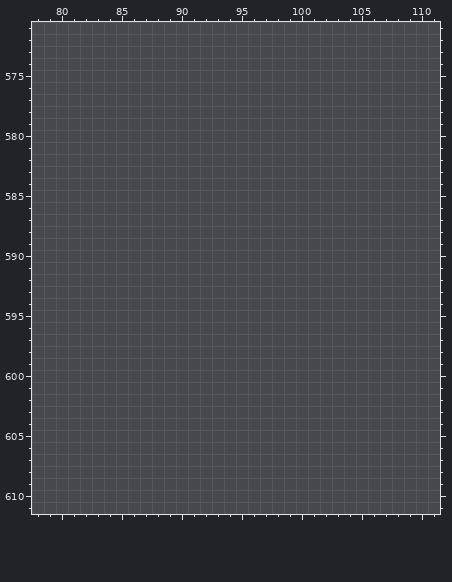
Two states of a pixel-art file, gfx/misc.aseprite. Above: the version before the commit.
1024x1024 pixels, 1 frame. Colours within 5 levels of each other are drawn and written as one. Shown: x 78..111, y 571..611.
Palette (. is transparent): 
And afterwards:
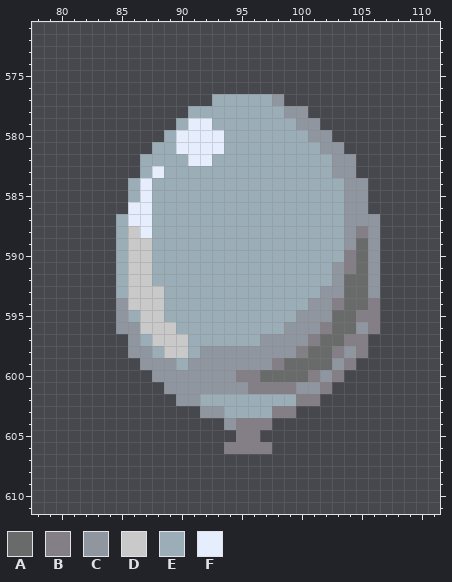
Colours new in this view: A #696a6a  B #847e87  C #9096a0  D #c9c9c9  E #9badb7  F #e6eefe
What changed:
There is now colour A in rows 589 to 591 at x 105; in rows 592 to 594 at x 104 to 105; in rows 595 to 596 at x 103 to 104; in row 597 at x 102 to 103; in row 598 at x 101 to 102; in row 599 at x 99 to 102.
There is now colour A in row 600 at x 97 to 100.
There is now colour B in row 588 at x 105; in rows 590 to 591 at x 104; in row 594 at x 103 and 106; in row 595 at x 105 to 106; in row 596 at x 102 and 106; in row 597 at x 101 and 104 to 105.
There is now colour B in row 598 at x 100, 103 and 105; in row 599 at x 98 and 104; in row 600 at x 95 to 96, 101 and 103; in row 601 at x 96 to 99 and 102; in row 602 at x 100 to 101; in row 603 at x 98 to 99.
There is now colour B in row 604 at x 95 to 97; in row 605 at x 95 to 96; in row 606 at x 94 to 97.
There is now colour C in row 577 at x 98; in row 578 at x 99 to 100; in row 579 at x 100 to 101; in row 580 at x 101 to 102; in row 581 at x 102 to 103; in rows 582 to 583 at x 103 to 104.
There is now colour C in rows 584 to 586 at x 104 to 105; in row 587 at x 104 to 106; in rows 588 to 589 at x 104 and 106; in row 590 at x 106; in rows 591 to 592 at x 103 and 106; in row 593 at x 102 to 103 and 106.
There is now colour C in row 594 at x 85 and 101 to 102; in row 595 at x 85 and 100 to 102; in row 596 at x 85 to 86, 99 to 101 and 105; in row 597 at x 86 and 97 to 100; in row 598 at x 86 to 87, 92 to 99 and 104; in row 599 at x 87 to 89, 91 to 97 and 103.
There is now colour C in row 600 at x 88 to 94 and 102; in row 601 at x 89 to 95 and 100 to 101; in row 602 at x 90 to 91; in row 603 at x 92 to 93; in row 604 at x 94.
There is now colour D in row 588 at x 86; in rows 589 to 592 at x 86 to 87; in rows 593 to 594 at x 86 to 88; in row 595 at x 87 to 88; in row 596 at x 87 to 89; in row 597 at x 88 to 90.
There is now colour D in row 598 at x 89 to 90.
There is now colour E in row 577 at x 93 to 97; in row 578 at x 91 to 98; in row 579 at x 90 and 93 to 99; in row 580 at x 89 and 94 to 100; in row 581 at x 88 to 89 and 94 to 101; in row 582 at x 87 to 90 and 93 to 102.
There is now colour E in row 583 at x 87 and 89 to 102; in rows 584 to 585 at x 86 and 88 to 103; in row 586 at x 88 to 103; in rows 587 to 590 at x 85 and 88 to 103; in rows 591 to 592 at x 85 and 88 to 102; in row 593 at x 85 and 89 to 101.
There is now colour E in row 594 at x 89 to 100; in row 595 at x 86 and 89 to 99; in row 596 at x 90 to 98; in row 597 at x 87 and 91 to 96; in row 598 at x 88 and 91; in row 599 at x 90.
There is now colour E in row 602 at x 92 to 99; in row 603 at x 94 to 97.
There is now colour F in row 579 at x 91 to 92; in rows 580 to 581 at x 90 to 93; in row 582 at x 91 to 92; in row 583 at x 88; in rows 584 to 585 at x 87; in rows 586 to 587 at x 86 to 87.
There is now colour F in row 588 at x 87.
